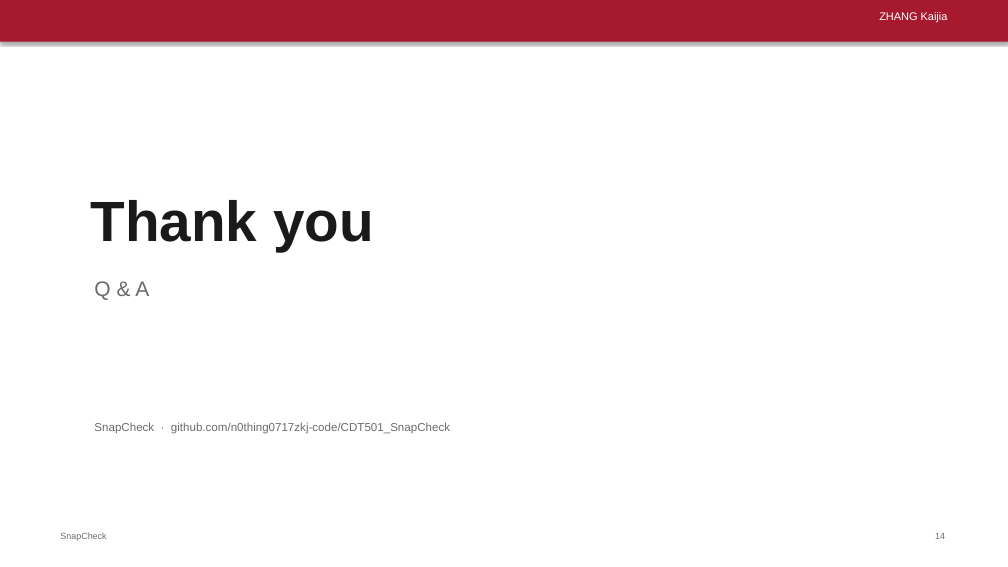
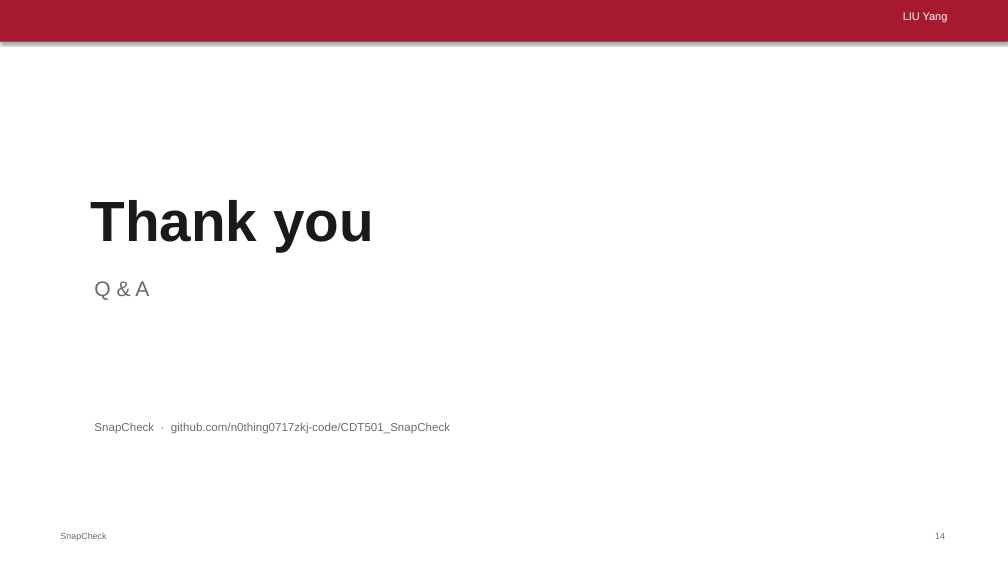
Before and after one commit to n0thing0717zkj-code/CDT501_SnapCheck, a slide deck: slide 14 of docs/CDT501_SnapCheck_Slides.pptx. Drawn at 1008x567 pixels with LibreOffice and Linux fonts; fonts in the diff are those of the drawing. Boxes give left, top, right and bottom in pixels: in the first picture for what was removed or moved away, otherwise in the second. Text is boxed around its words. In the diff, an @@ line names an element or a change of style, - is before the commit and + after.

```diff
--- a/docs/CDT501_SnapCheck_Slides.pptx
+++ b/docs/CDT501_SnapCheck_Slides.pptx
@@ text at (x1=903, y1=12, x2=948, y2=23): text changed @@
-ZHANG Kaijia
+LIU Yang
```
Also in this commit, not shown: 4 other slides changed, 4 other files.
